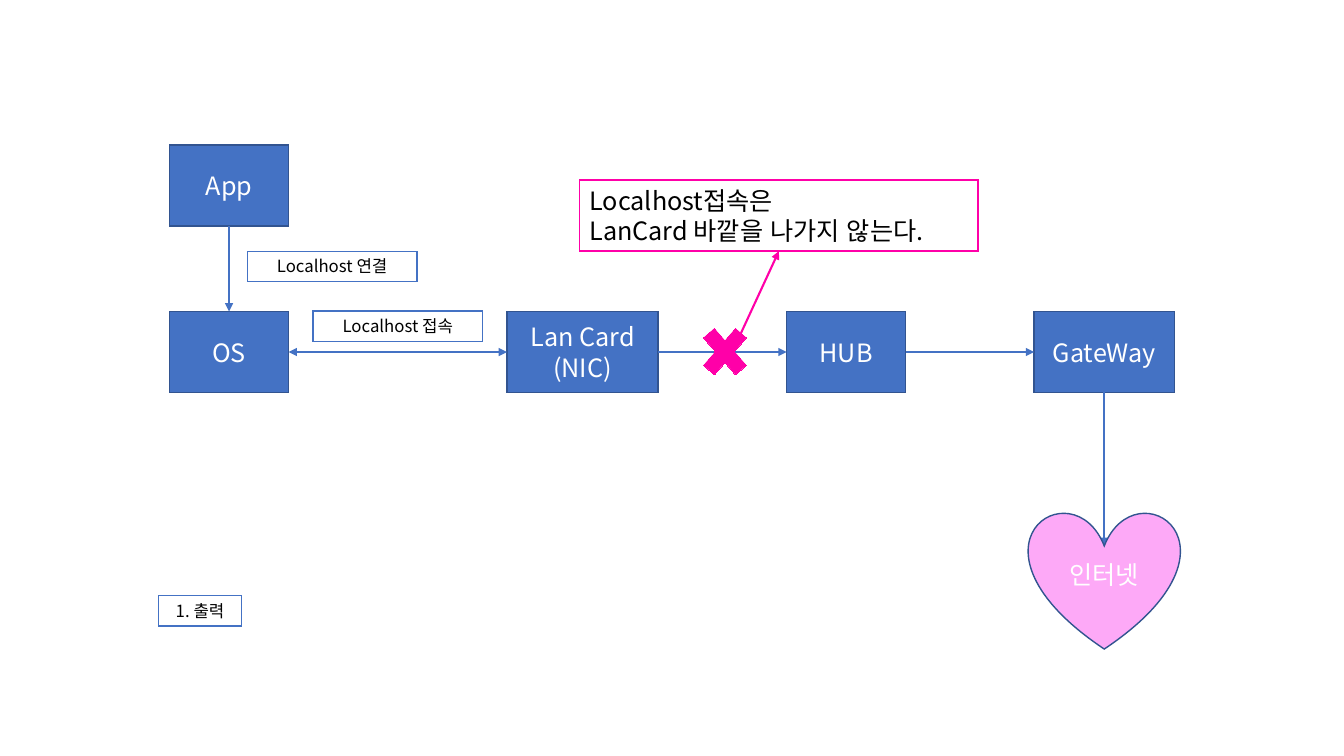
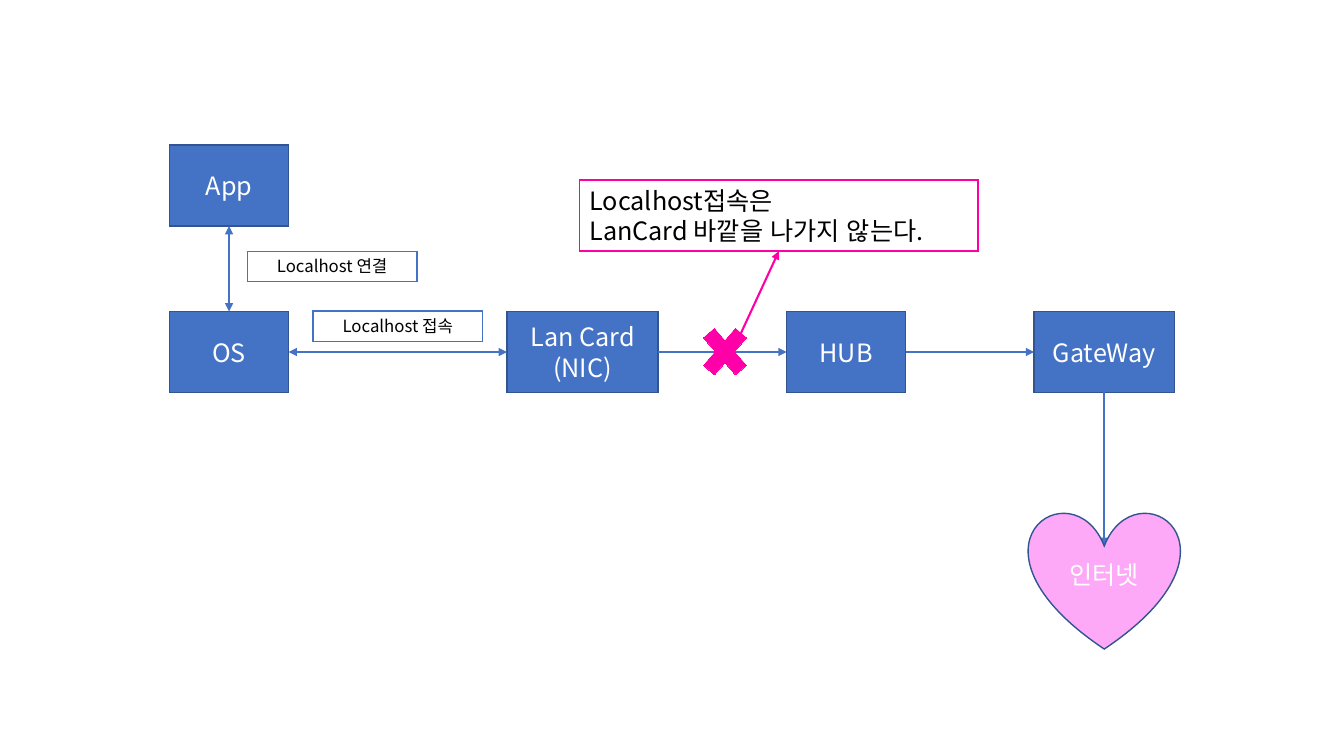
Before and after one commit to Dingadung/2022-study-workspace, a slide deck: slide 4 of study-note/자바/2022-08-23 내용정리.pptx. Drawn at 1344x756 pixels with LibreOffice and Linux fonts; fonts in the diff are those of the drawing. Boxes give left, top, right and bottom in pixels: in the first picture for what was removed or moved away, otherwise in the second. Text is boxed around its words. In the diff, an @@ line names an element or a change of style, - is before the commit and + after.

```diff
--- a/study-note/자바/2022-08-23 내용정리.pptx
+++ b/study-note/자바/2022-08-23 내용정리.pptx
@@ arrow moved from (229, 226) - (229, 312) to (229, 312) - (229, 226) @@
@@ arrow (229, 312) - (229, 226): arrow to double arrow @@
@@ rectangle removed at (x1=158, y1=596, x2=241, y2=626) @@
-1. 출력
```
Also in this commit, not shown: 3 other slides changed, 6 slides added, 5 slides removed, 6 other files.
